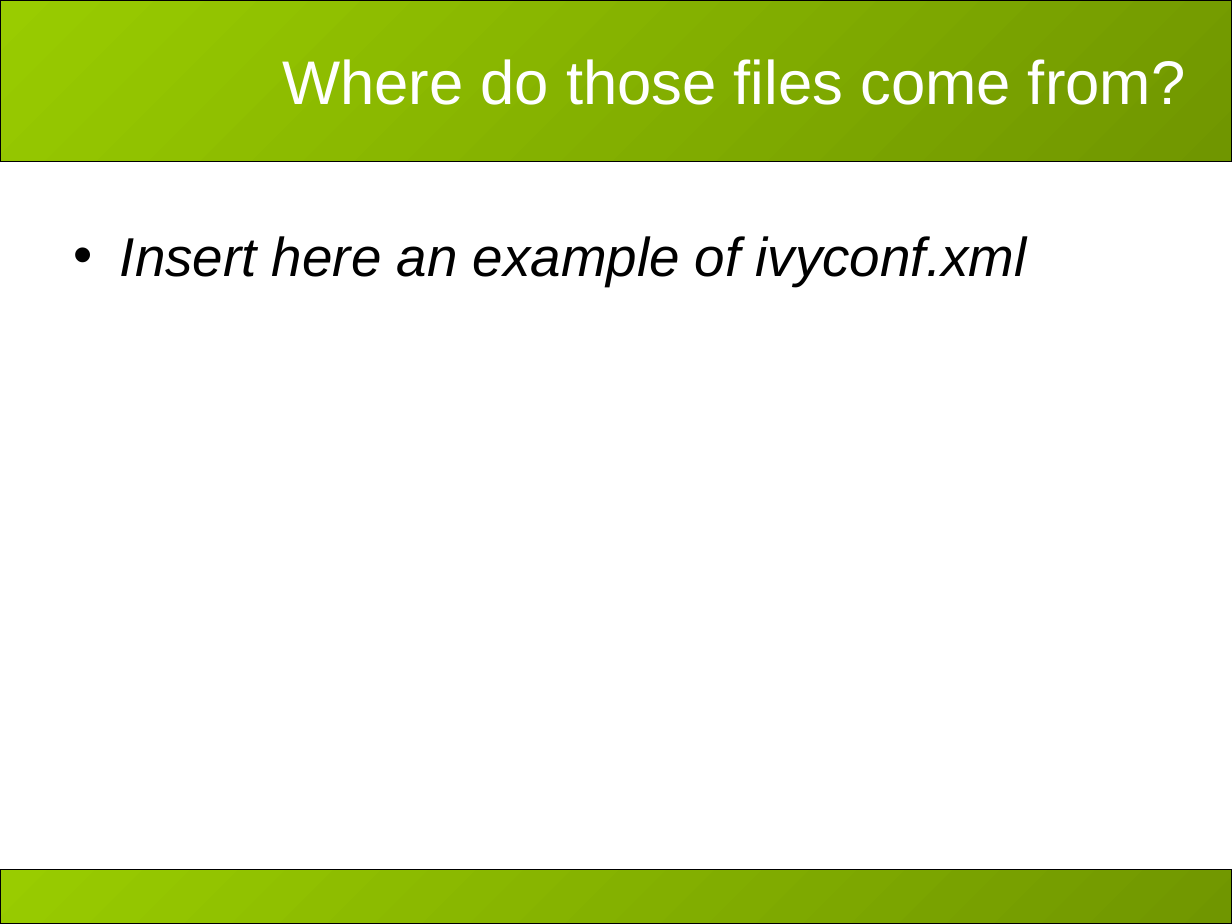
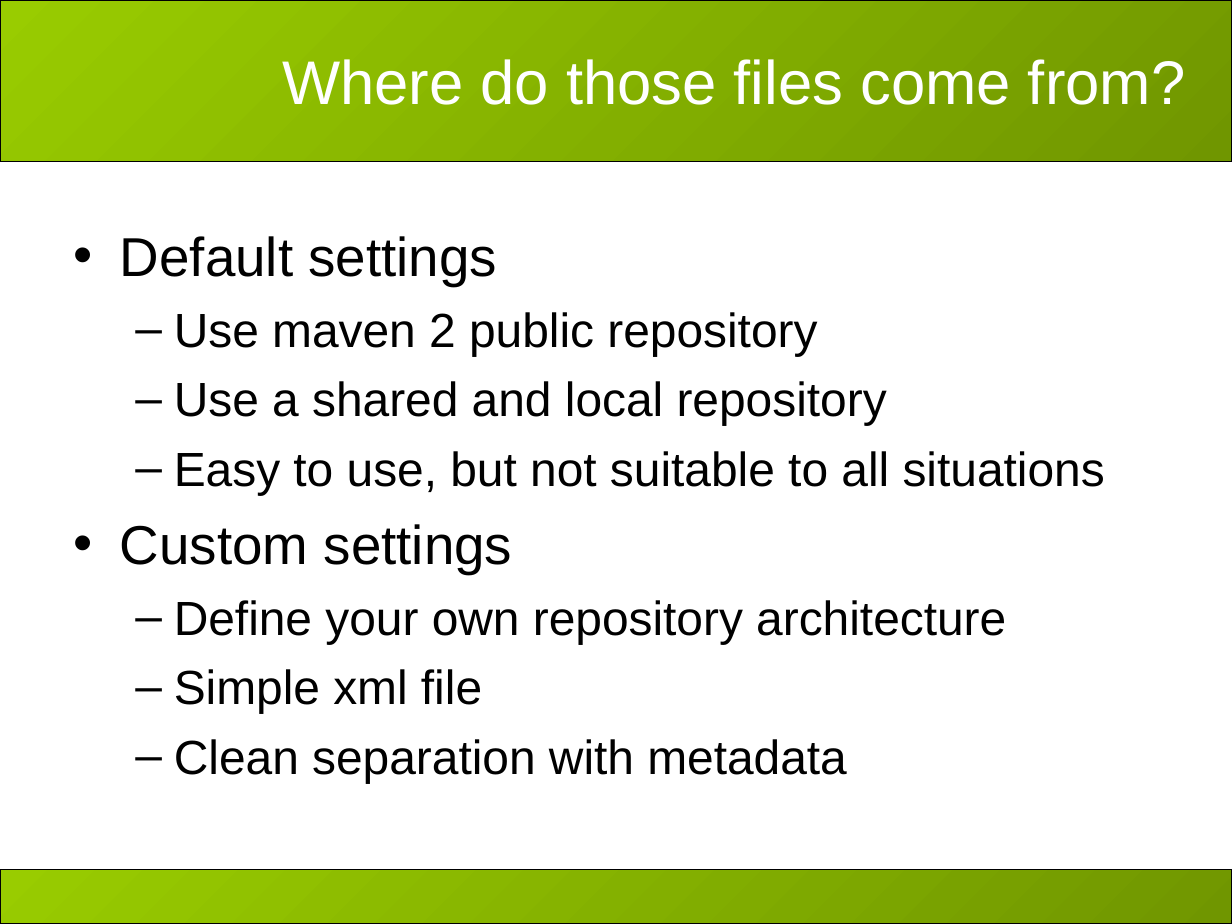
Before and after one commit to hiroyasub/ant-ivy-cregit, a slide deck: slide 16 of doc/presentations/apache-con-2007/slides.ppt (slide 15 before the commit). Drawn at 1232x924 pixels with LibreOffice and Linux fonts; fonts in the diff are those of the drawing; background and template pictures are left out. Boxes give left, top, right and bottom in pixels: in the first picture for what was removed or moved away, otherwise in the second. Text is boxed around its words. In the diff, an @@ line names an element or a change of style, - is before the commit and + after.

```diff
--- a/doc/presentations/apache-con-2007/slides.ppt
+++ b/doc/presentations/apache-con-2007/slides.ppt
@@ text at (120,236,1105,783): text changed; size 32 to 28 pt; italic off @@
-• Insert here an example of ivyconf.xml
+• Default settings
+  – Use maven 2 public repository
+  – Use a shared and local repository
+  – Easy to use, but not suitable to all situations
+• Custom settings
+  – Define your own repository architecture
+  – Simple xml file
+  – Clean separation with metadata
```
Also in this commit, not shown: 3 other slides changed, 3 slides added, 1 slide removed, 2 other files.
